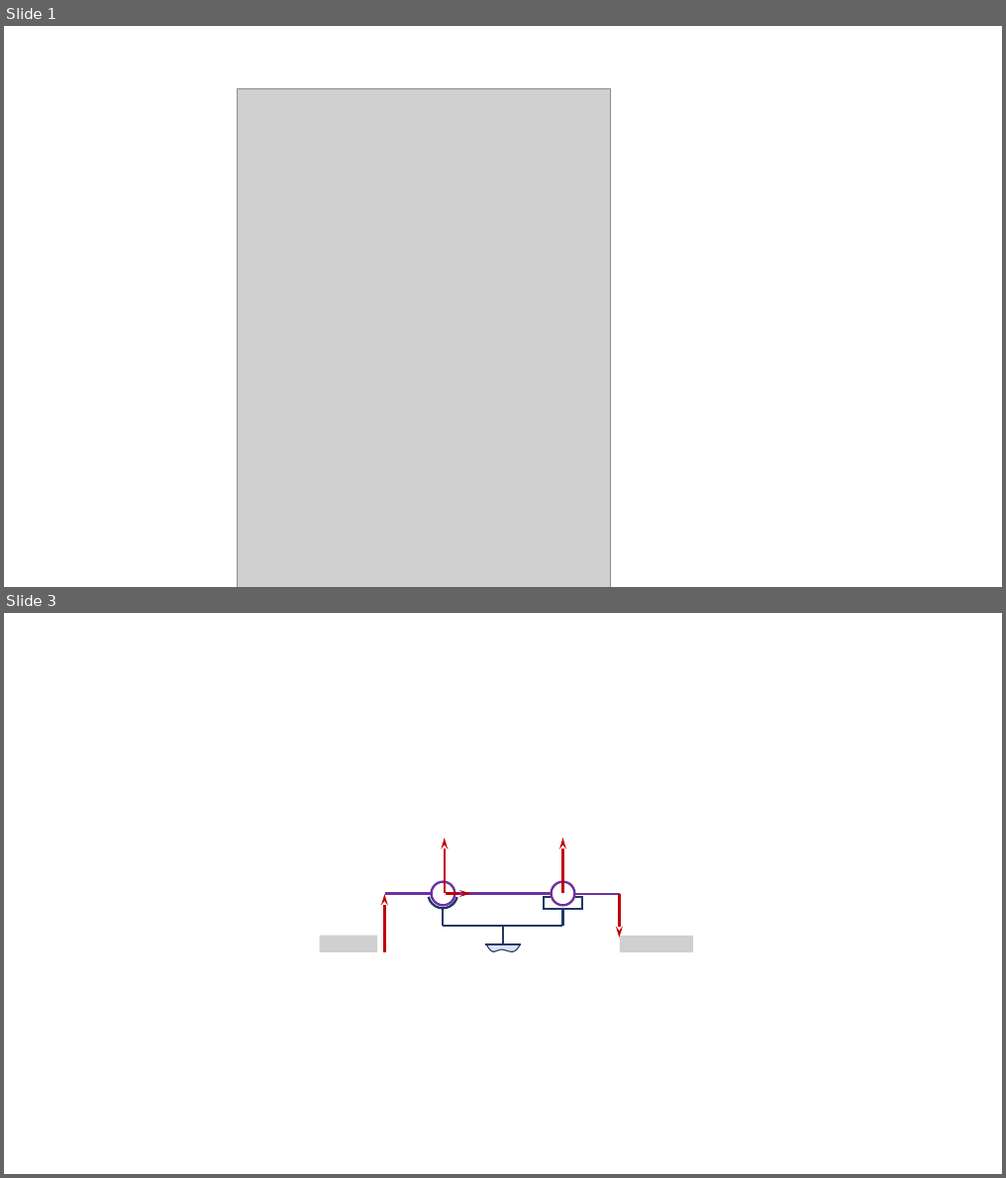
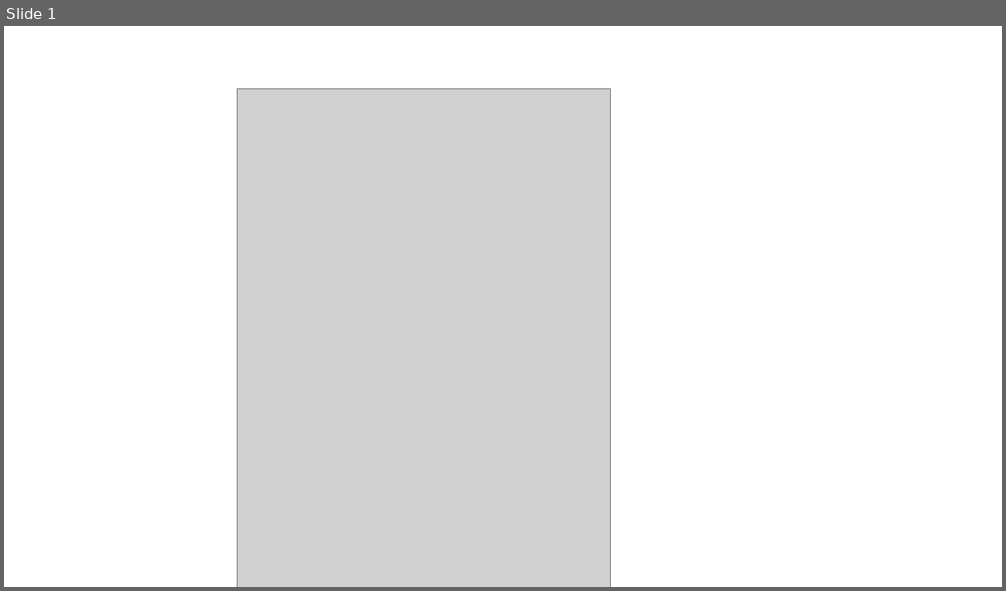
Before and after one commit to xpessoles/Sujets_Concours, a slide deck: 2022/Exemple/FichiersProf/Corrigé LaTeX/images/Figures.pptx. Shown one above the other, each under a label of ours: slides 1 and 3 before the commit, slide 1 after it; the slides between them are not shown. The pictures are 1006x1178 and 1006x591 pixels, drawn with LibreOffice and Linux fonts; fonts in the diff are those of the drawing; grey boxes stand for pictures; background and template pictures are left out. Boxes give left, top, right and bottom in pixels: in the first picture for what was removed or moved away, otherwise in the second. Text is boxed around its words. In the diff, an @@ line names an element or a change of style, - is before the commit and + after.

```diff
--- a/2022/Exemple/FichiersProf/Corrigé LaTeX/images/Figures.pptx
+++ b/2022/Exemple/FichiersProf/Corrigé LaTeX/images/Figures.pptx
@@ slide 3 removed at (x1=4, y1=613, x2=1002, y2=1174), background #FFFFFF @@
@@ arrow removed from (445, 894) to (445, 838) @@
@@ arrow removed from (563, 894) to (563, 838) @@
@@ arc (boxed as its full ellipse) removed at (x1=429, y1=878, x2=457, y2=908) @@
@@ arrow removed from (384, 953) to (384, 894) @@
@@ line removed from (432, 894) to (385, 894) @@
@@ ellipse removed at (x1=432, y1=881, x2=454, y2=905) @@
@@ line removed from (443, 909) to (443, 926) @@
@@ arrow removed from (446, 894) to (471, 894) @@
@@ line removed from (454, 894) to (551, 894) @@
@@ rectangle removed at (x1=544, y1=897, x2=582, y2=909) @@
@@ ellipse removed at (x1=551, y1=881, x2=574, y2=905) @@
@@ line removed from (563, 926) to (563, 909) @@
@@ line removed from (620, 894) to (574, 894) @@
@@ arrow removed from (620, 894) to (620, 938) @@
@@ picture removed at (x1=320, y1=936, x2=377, y2=953) @@
@@ line removed from (563, 926) to (443, 926) @@
@@ line removed from (503, 928) to (503, 945) @@
@@ picture removed at (x1=620, y1=936, x2=693, y2=953) @@
@@ line removed from (521, 945) to (485, 945) @@
@@ freeform shape removed at (x1=486, y1=944, x2=521, y2=953) @@
```
Also in this commit, not shown: 4 slides added, 3 other slides removed, 2 other files.
